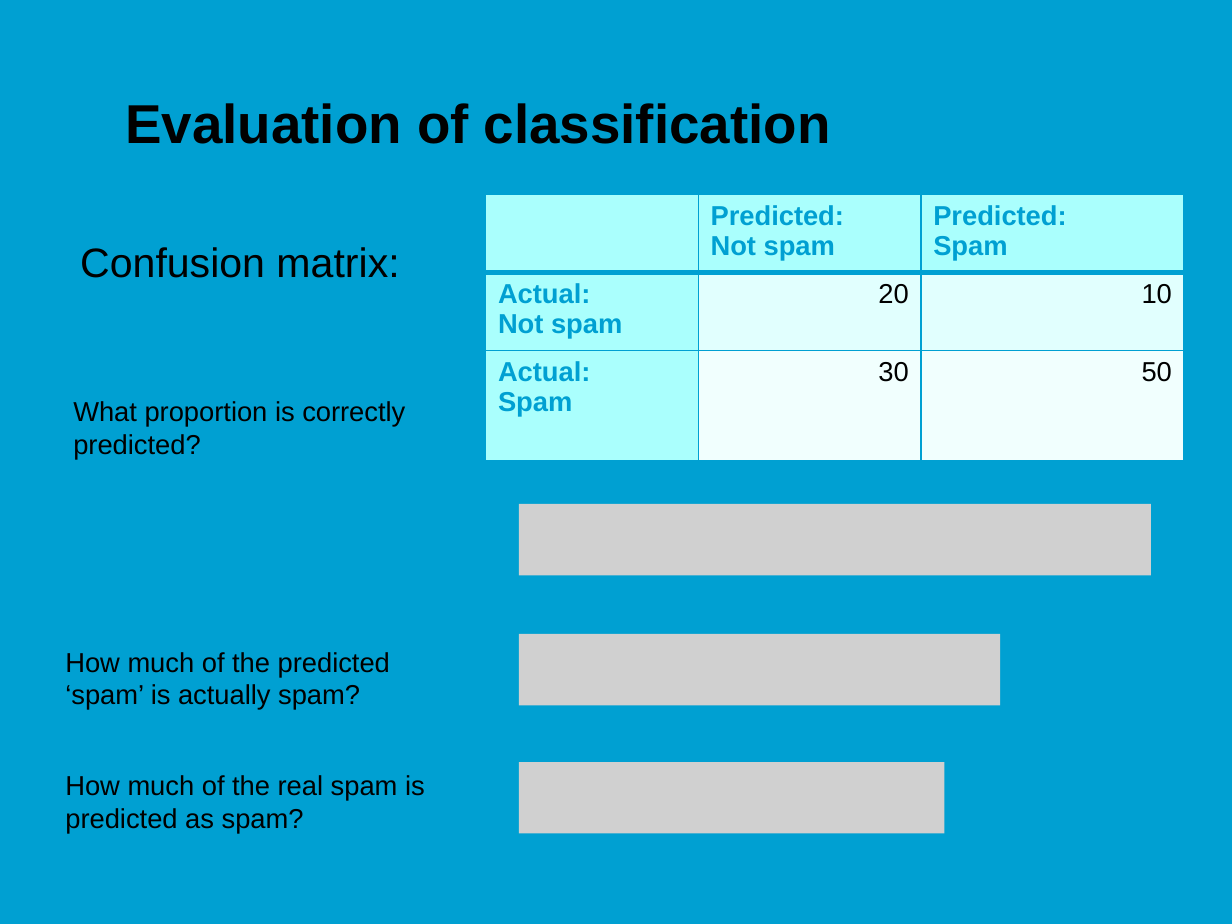
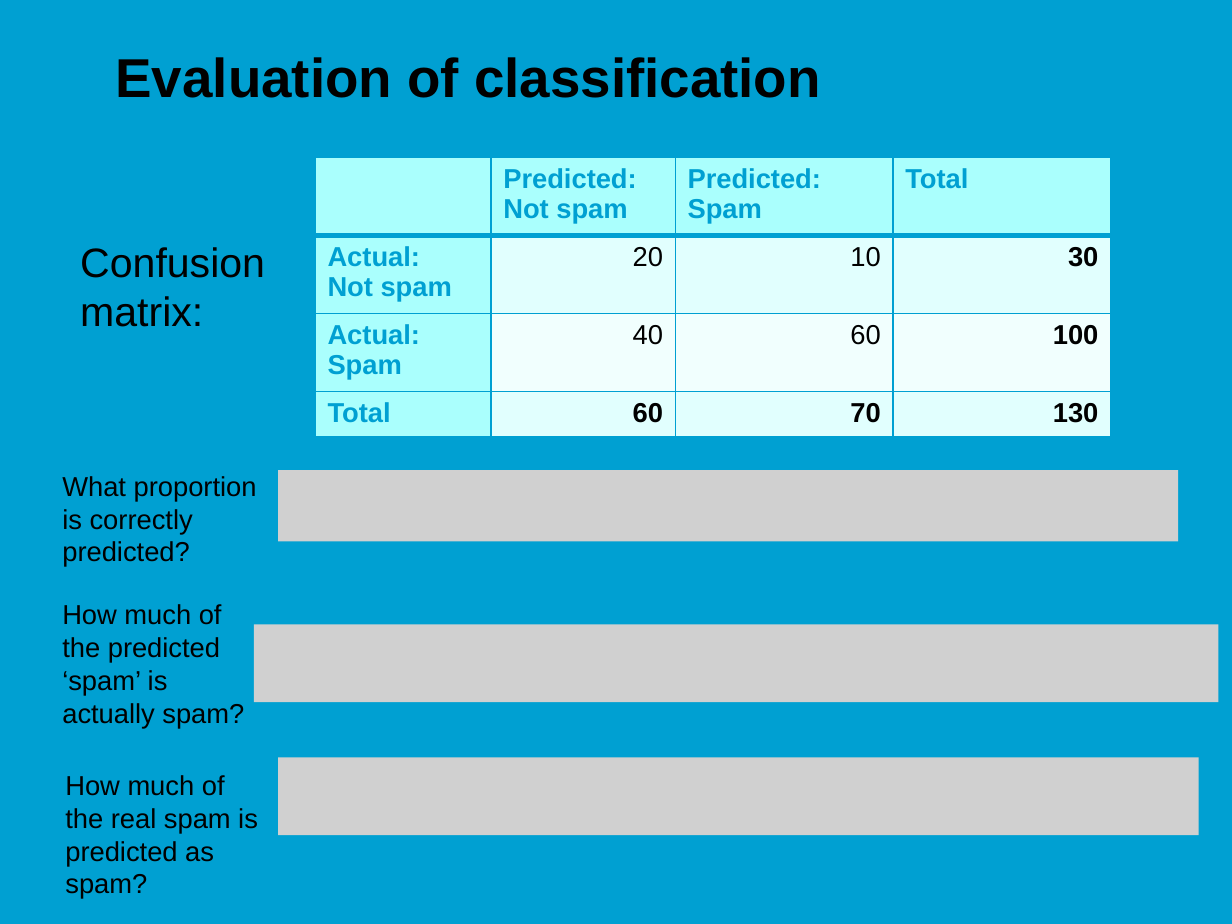
Before and after one commit to jonasmoons/data-driven-learning, a slide deck: slide 21 of slides/Week 6 - text mining.pptx (slide 20 before the commit). Drawn at 1232x924 pixels with LibreOffice and Linux fonts; fonts in the diff are those of the drawing; grey boxes stand for pictures; background and template pictures are left out. Boxes give left, top, right and bottom in pixels: in the first picture for what was removed or moved away, otherwise in the second. Text is boxed around its words. In the diff, an @@ line names an element or a change of style, - is before the commit and + after.

```diff
--- a/slides/Week 6 - text mining.pptx
+++ b/slides/Week 6 - text mining.pptx
@@ title "Evaluation of classification": place and size @@
-title "Evaluation of classification" at (125,103,831,144)
+title "Evaluation of classification" at (115,57,821,98)
@@ table at (315,158,1112,437) @@
- | Predicted: / Not spam | Predicted: / Spam
-Actual: / Not spam | 20 | 10
-Actual: / Spam | 30 | 50
+ | Predicted: / Not spam | Predicted: / Spam | Total
+Actual: / Not spam | 20 | 10 | 30
+Actual: / Spam | 40 | 60 | 100
+Total | 60 | 70 | 130
@@ table: place and size @@
-table at (485,195,1185,462)
+table at (315,158,1112,437)
@@ text "Confusion matrix:" rewrapped from (80,247,399,278) to (80,247,265,327) @@
@@ text "What proportion is correctly" rewrapped from (73,401,405,460) to (62,476,257,567) @@
@@ picture added at (278,471,1178,542) @@
@@ picture removed at (519,504,1151,575) @@
@@ text "How much of the predicted ..." rewrapped from (65,652,390,710) to (62,604,244,728) @@
@@ picture added at (254,625,1218,702) @@
@@ picture removed at (519,634,1000,706) @@
@@ text "How much of the real ..." rewrapped from (65,775,425,834) to (65,775,258,899) @@
@@ picture added at (278,758,1199,835) @@
@@ picture removed at (519,763,944,834) @@
```
Also in this commit, not shown: 12 other slides changed, 2 slides added, 1 slide removed, 3 other files.
